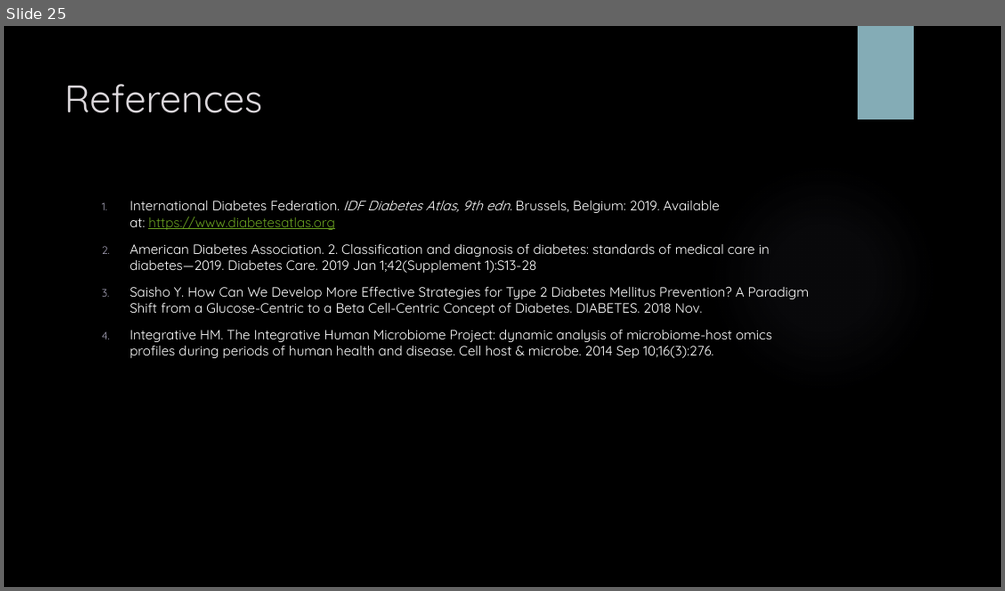
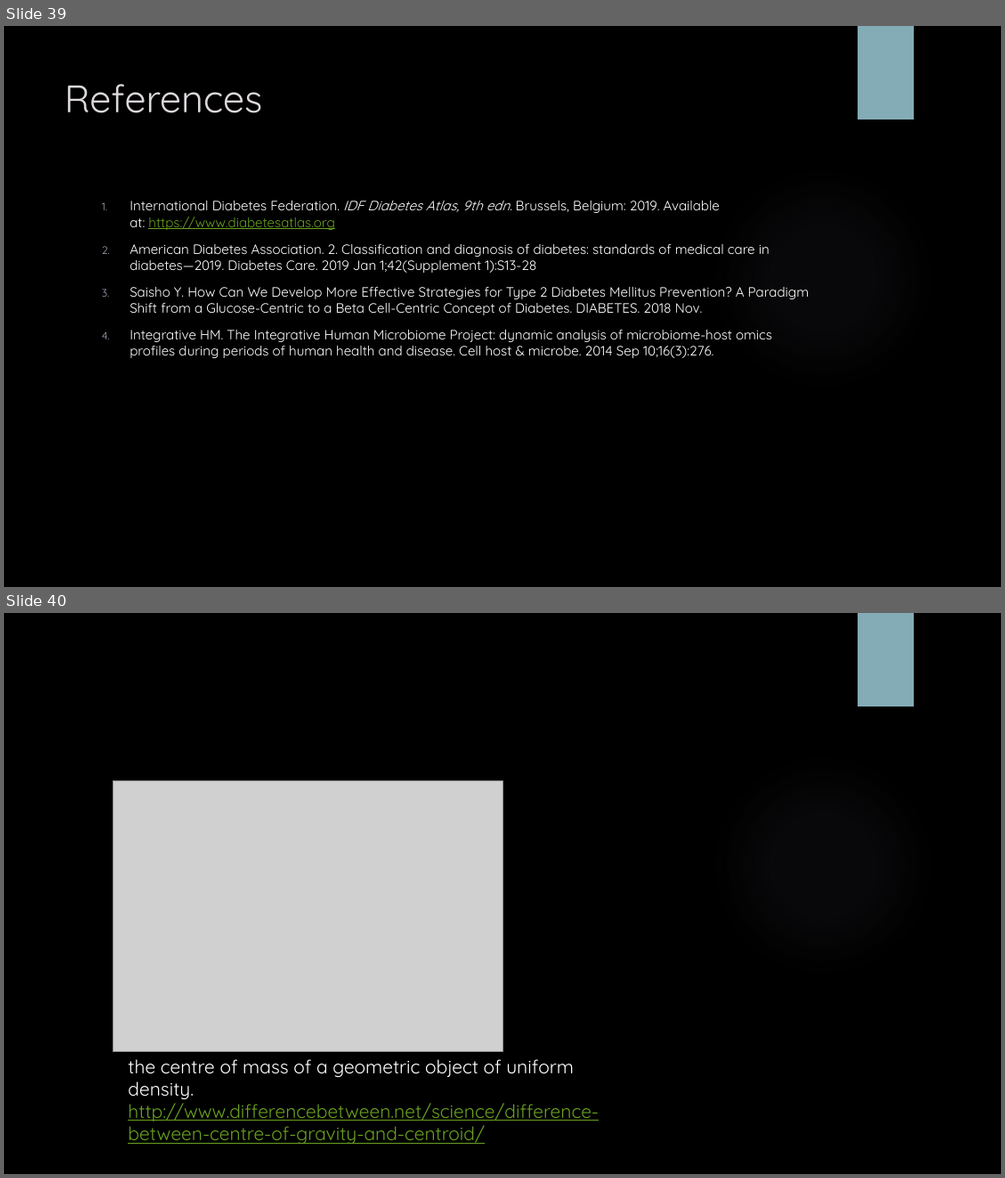
Before and after one commit to sabdeolive/Sabrina_BMS_Bachelor-Internship, a slide deck: Final Presentation.pptx. Shown one above the other, each under a label of ours: slide 25 before the commit, slides 39 and 40 after it. The pictures are 1005x591 and 1005x1178 pixels, drawn with LibreOffice and Linux fonts; fonts in the diff are those of the drawing; grey boxes stand for pictures; background and template pictures are left out. Boxes give left, top, right and bottom in pixels: in the first picture for what was removed or moved away, otherwise in the second. Text is boxed around its words. In the diff, an @@ line names an element or a change of style, - is before the commit and + after.

```diff
--- a/Final Presentation.pptx
+++ b/Final Presentation.pptx
@@ slide 40 added at bbox=[4, 613, 1001, 1174], background picture (left out); not listed: 2 template elements that a slide beside it also shows @@
@@ picture added at bbox=[113, 781, 502, 1051] @@
@@ text added at bbox=[128, 1059, 599, 1143], 18 pt, text #69A020, underline @@
+the centre of mass of a geometric object of uniform density.
+http://www.differencebetween.net/science/difference-between-centre-of-gravity-and-centroid/
@@ what was slide 25 is now slide 39 @@
```
Also in this commit, not shown: 1 slide changed, 14 other slides added.
